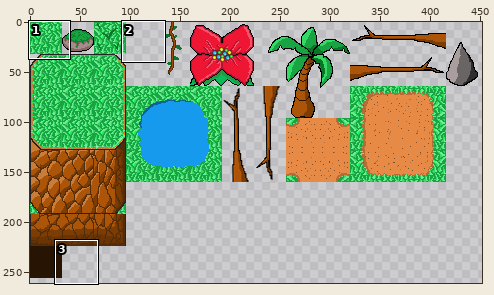
Edited in one commit: sprite sheet (bin/Images/Tilesets/Jungle.png). Above, an overview of the earlier version with the close-up marked.
Close-up. Old version:
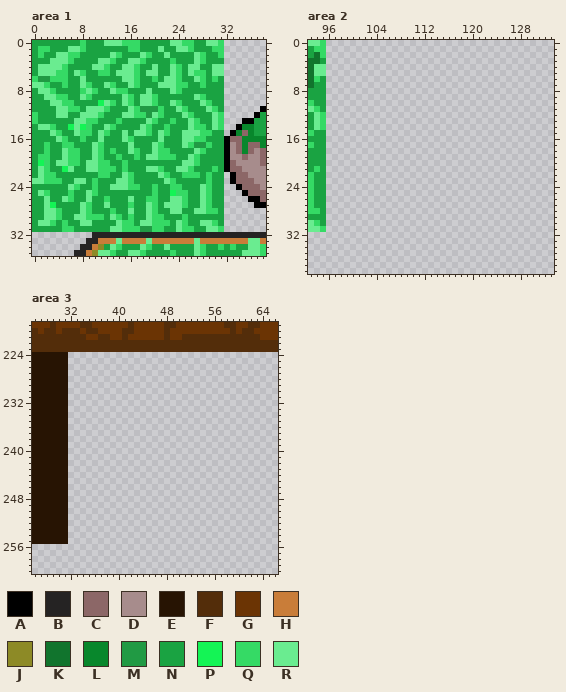
The file is 512x512 pixels. Pixels under 10% opacity are left out. Colours within 5 levels of each other are drawn and written as one. Shown: area 1: x 0..38, y 0..35; area 2: x 93..133, y 0..38; area 3: x 26..66, y 219..260. The wide view leaves out empty margins.
Palette (. is transparent): A #000000  B #252323  C #8c6767  D #a78c8c  E #271403  F #532d0a  G #6b3404  H #c97d39  J #8d8a26  K #11742d  L #08872c  M #219a44  N #1aa342  P #14f455  Q #35da65  R #6aec90
Pixels before, area 1, first column x 0:
 0 NNNNNNNNQNNNRRRQQQNNNNNRRQQNNRRQ.......
 1 NQQNNNRRQNNNNNNNQQNNNRNNRRQNNNQQ.......
 2 NQNNRRQQNNNNNRQNNNRQNNRNNNNRQNNQ.......
 3 NNNRRRQNNNNRRQNNRRQNNNNQNNNRQNNN.......
 4 NRRRRQNNNNRRQNNRRQNNRNNRQNRRNNRR.......
 5 NRRRQQNRQNNQQNRRRQNRRNNRQNRQQNRR.......
 6 QMMQQQNNRNNNNNNRRQNNQNRRQNNRQNQN.......
 7 RRQNNQNNRQNNRQNNRQNNNRRRQQNNQNNN.......
 8 NRRQNNNNQRQNNRQQNNNRNNNRQNNNNNNN.......
 9 NNRRQQNNRQNNNNNRQNRRQNNNNNNRQNNN.......
10 NNNRRQQNNNNPRQNRQNRRQNNRQNNNRQNN.......
11 NNNNRRQQNRRRQNNNRQMMMQNNRQNNNRQN......A
12 QNNNRRNNRRRQNNNRRQQMRQNNNRQNNNRQ.....AN
13 QNNNNNNRRQQNNNQNNNNRQNNQNNRQNNRQ...AANN
14 NRRQNNPRPQNNRQNNNNRQNNQNNNRQQNRQ..ALLNN
15 NNNRQNNRQQNRQNNRNRRQNRQNNRRRQQNN.ALCLNN
16 NNNNRQNNQNNRNNNRQNNNNRNNNRRQQNNNACCLLLL
17 NNQNNQQNNNRQNNNNRNNNRQNNNRQMMQNNADCLCCL
18 NNQNNRQQNNRQNQNNRQNNRQQNNNNRQNNNADCLCDC
19 NQQNNRQQNNRQNNQNNQNRRQQQNNRQNNNNADDCDDC
20 NPQNRRQQNRRQQNNQNNNNNNNNNRRQNNNNACDDDDC
21 NRQNNPRNNRRQQQNQNNNRRQNNRRQNNNQNACCDDDD
22 NRQQNNNNNNNQQNNRQNNNNRQNNQQQNQNN.ACCDDD
23 RRQQQNNRRNQNNNRRQNNNNNRQNNNNNQNN.ACCCDD
24 NNNNNNRQNNQNNRRRQQNNQNNQQNNNRQNN..ACCCD
25 NRQNNNQNNRQNNNNNNNNNQNNPQQNNRQNN...ACCC
26 NNRNNRQNNRNNQNNNRNNQQNNRRQNNRQNN....AAC
27 NNRPNNNNRQNNRNNNQNNRQNRRRQNNRQNN.....AA
28 NNRRQNNNRQNNNQNNRNNRQNNRRNNRRQQN.......
29 NNRRQNNRRQQQNRQNQNNRQQNNNQNNNNNN.......
30 NRRQNQNNRRNNNNRQQNRRQQQNRQNNRRQN.......
31 NNNNNQQNNNNNNRRQQQMMQQNNRQQNNRRQ.......
32 ..........BBBBBBBBBBBBBBBBBBBBBBBBBBBBB
33 .........BBHHHRHHHHRHHHHHHHRHHHHHHHHRRH
34 ........BBHJNRQNNNRQNNRNNNNRQNNQNQNNRRQ
35 .......BBHJRRQNNRRQNNNNQNNNRQNNNNNNRRRQ
Pixels before, area 2, first column x 93:
 0 RRQ
 1 NQQ
 2 NKQ
 3 KKN
 4 KRR
 5 KRR
 6 KQN
 7 KNN
 8 NNN
 9 NNN
10 QNN
11 RQN
12 NRQ
13 NRQ
14 NRQ
15 QNN
16 NNN
17 QNN
18 NNN
19 NNN
20 NNN
21 NQN
22 QNN
23 QNN
24 QNN
25 QNN
26 QNN
27 QNN
28 QQN
29 NNN
30 RQN
31 RRQ
Pixels before, area 3, first column x 26:
219 GGGFGGGGFFGGGGGGFGGGGGFFGGGGGGGGFFGGFFGGG
220 FGFFGFFFGFFGGGGFFGGGGGFGGGGGGGGGGFGFFGGGG
221 FFFFFFFFFGGFFGGFGGGGGGFGGFFFFFFFFFFFFFGGG
222 FFFFFFFFFFFFFFFFFFFFFFFFFFFFFFFFFFFFFFFFF
223 FFFFFFFFFFFFFFFFFFFFFFFFFFFFFFFFFFFFFFFFF
224 EEEEEE...................................
225 EEEEEE...................................
226 EEEEEE...................................
227 EEEEEE...................................
228 EEEEEE...................................
229 EEEEEE...................................
230 EEEEEE...................................
231 EEEEEE...................................
232 EEEEEE...................................
233 EEEEEE...................................
234 EEEEEE...................................
235 EEEEEE...................................
236 EEEEEE...................................
237 EEEEEE...................................
238 EEEEEE...................................
239 EEEEEE...................................
240 EEEEEE...................................
241 EEEEEE...................................
242 EEEEEE...................................
243 EEEEEE...................................
244 EEEEEE...................................
245 EEEEEE...................................
246 EEEEEE...................................
247 EEEEEE...................................
248 EEEEEE...................................
249 EEEEEE...................................
250 EEEEEE...................................
251 EEEEEE...................................
252 EEEEEE...................................
253 EEEEEE...................................
254 EEEEEE...................................
255 EEEEEE...................................
New version:
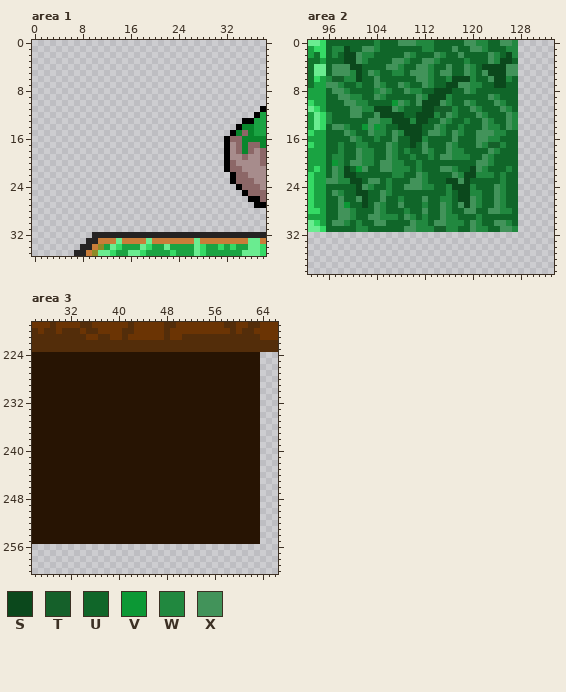
Colours new in this view: S #0b481c  T #15602a  U #106629  V #0c9835  W #21883f  X #42935a
Author's note on the commit: Ajout des premières maps. Modifications de Jungle.tsx et Jungle.png
Edits made:
Changed rows in their new state; - is an unchanged pixel.
Area 1:
first column x 0:
 0 ................................
 1 ................................
 2 ................................
 3 ................................
 4 ................................
 5 ................................
 6 ................................
 7 ................................
 8 ................................
 9 ................................
10 ................................
11 ................................
12 ................................
13 ................................
14 ................................
15 ................................
16 ................................
17 ................................
18 ................................
19 ................................
20 ................................
21 ................................
22 ................................
23 ................................
24 ................................
25 ................................
26 ................................
27 ................................
28 ................................
29 ................................
30 ................................
31 ................................
Area 2:
first column x 96:
 0 UUUUUUUUWUUUXXXWWWUUUUUXXWWUUXXW
 1 UWWSUUXXWUUUUUUUWWUUUXUUXXWUUUWW
 2 UWUSSXWWUUUUUXWUUUXWUUXUUUUXWUSW
 3 UUUSSXWUUUUXXWUUXXWUUUUWUUUXWSSU
 4 UXXXSSUUUUXXWUUXXWUUXUUXWUSSSSXX
 5 UXXXWSUXWUUWWUXXXWUXXUUXWUXSSSXX
 6 WTTWWSUUXUUUUUUXXWUUWSSSWUUXSSWU
 7 XXWUUWUUXWUUXWUUXWUUSSXXWWUUSSUU
 8 UXXWUUUUWXWUUXWWUUSSSUUXWUUUUUUU
 9 UUXXWWUUXWUUUUUXWSSSWUUUUUUXWUUU
10 UUUXXWWUUUUVXWUXSSSXWUUXWUUUXWUU
11 UUUUXXWWSSSXWUUUSSTTTWUUXWUUUXWU
12 WUUUXXUUXSSSSUUSSSWTXWUUUXWUUUXW
13 WUUUUUUXXWWSSSWSSUUXWUUWUUXWUUXW
14 UXXWUUVXVWUUSSSSUUXWUUWUUUXWWUXW
15 UUUXWUUXWWUXWSSSUXXWUXWUUXXXWWUU
16 UUUUXWUUWUUXUUSSWUUUUXUUUXXWWUUU
17 UUWUUWWUUUXWUUSUXUUUXWUUUXWTTWUU
18 UUWUUXWWUUXWUWUUXWUUXWWUUUUXWUUU
19 UWWUUXWWUUXWUUWUUWUXXWWWUUXWUUUU
20 UVWUXXWWUXXWWUUWUUUUUUUUUXXWUUUU
21 UXWSUVXUUXXWWWUWUUUXXWUUSXWUUUWU
22 UXWSSUUUUUUWWUUXWUUUUXWSSWWWUWUU
23 XXWWSSUXXUWUUUXXWUUUSSXSUUUUUWUU
24 UUUUUSXWUUWUUXXXWWUUWSSSWUUUXWUU
25 UXWUUSSUUXWUUUUUUUUUWUSSWWUUXWUU
26 UUXUUXSUUXUUWUUUXUUWWUSSXWUUXWUU
27 UUXVUUSUXWUUXUUUWUUXWUXSXWUUXWUU
28 UUXXWUUUXWUUUWUUXUUXWUUXXUUXXWWU
29 UUXXWUUXXWWWUXWUWUUXWWUUUWUUUUUU
30 UXXWUWUUXXUUUUXWWUXXWWWUXWUUXXWU
31 UUUUUWWUUUUUUXXWWWTTWWUUXWWUUXXW
Area 3:
first column x 32:
224 EEEEEEEEEEEEEEEEEEEEEEEEEEEEEEEE
225 EEEEEEEEEEEEEEEEEEEEEEEEEEEEEEEE
226 EEEEEEEEEEEEEEEEEEEEEEEEEEEEEEEE
227 EEEEEEEEEEEEEEEEEEEEEEEEEEEEEEEE
228 EEEEEEEEEEEEEEEEEEEEEEEEEEEEEEEE
229 EEEEEEEEEEEEEEEEEEEEEEEEEEEEEEEE
230 EEEEEEEEEEEEEEEEEEEEEEEEEEEEEEEE
231 EEEEEEEEEEEEEEEEEEEEEEEEEEEEEEEE
232 EEEEEEEEEEEEEEEEEEEEEEEEEEEEEEEE
233 EEEEEEEEEEEEEEEEEEEEEEEEEEEEEEEE
234 EEEEEEEEEEEEEEEEEEEEEEEEEEEEEEEE
235 EEEEEEEEEEEEEEEEEEEEEEEEEEEEEEEE
236 EEEEEEEEEEEEEEEEEEEEEEEEEEEEEEEE
237 EEEEEEEEEEEEEEEEEEEEEEEEEEEEEEEE
238 EEEEEEEEEEEEEEEEEEEEEEEEEEEEEEEE
239 EEEEEEEEEEEEEEEEEEEEEEEEEEEEEEEE
240 EEEEEEEEEEEEEEEEEEEEEEEEEEEEEEEE
241 EEEEEEEEEEEEEEEEEEEEEEEEEEEEEEEE
242 EEEEEEEEEEEEEEEEEEEEEEEEEEEEEEEE
243 EEEEEEEEEEEEEEEEEEEEEEEEEEEEEEEE
244 EEEEEEEEEEEEEEEEEEEEEEEEEEEEEEEE
245 EEEEEEEEEEEEEEEEEEEEEEEEEEEEEEEE
246 EEEEEEEEEEEEEEEEEEEEEEEEEEEEEEEE
247 EEEEEEEEEEEEEEEEEEEEEEEEEEEEEEEE
248 EEEEEEEEEEEEEEEEEEEEEEEEEEEEEEEE
249 EEEEEEEEEEEEEEEEEEEEEEEEEEEEEEEE
250 EEEEEEEEEEEEEEEEEEEEEEEEEEEEEEEE
251 EEEEEEEEEEEEEEEEEEEEEEEEEEEEEEEE
252 EEEEEEEEEEEEEEEEEEEEEEEEEEEEEEEE
253 EEEEEEEEEEEEEEEEEEEEEEEEEEEEEEEE
254 EEEEEEEEEEEEEEEEEEEEEEEEEEEEEEEE
255 EEEEEEEEEEEEEEEEEEEEEEEEEEEEEEEE
Where, in picture pixels (left, top, right, bottom), the same in both close-ups:
erased: (32, 40, 224, 232)
added: (326, 40, 518, 232)
added: (68, 352, 260, 544)
